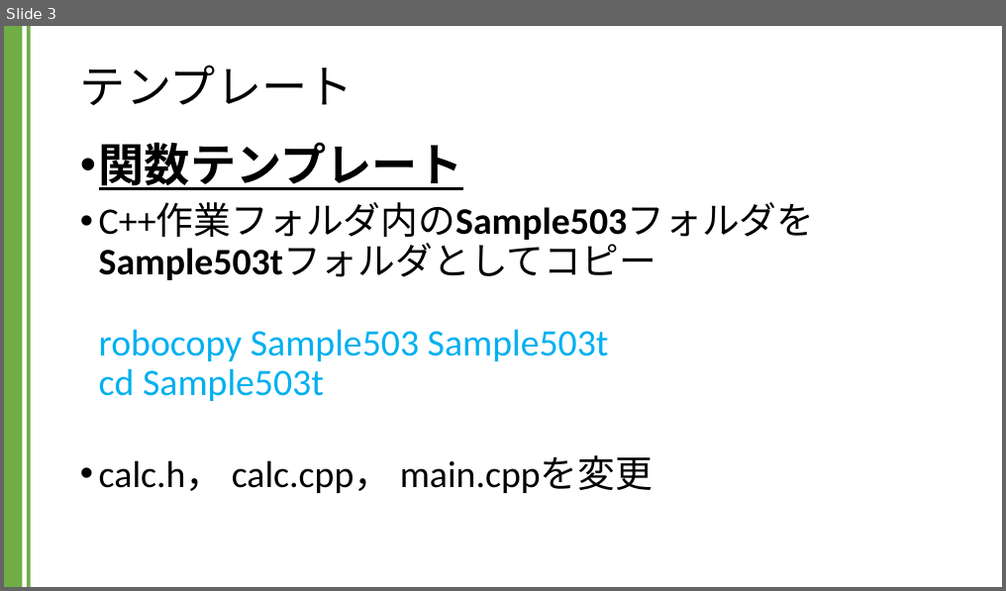
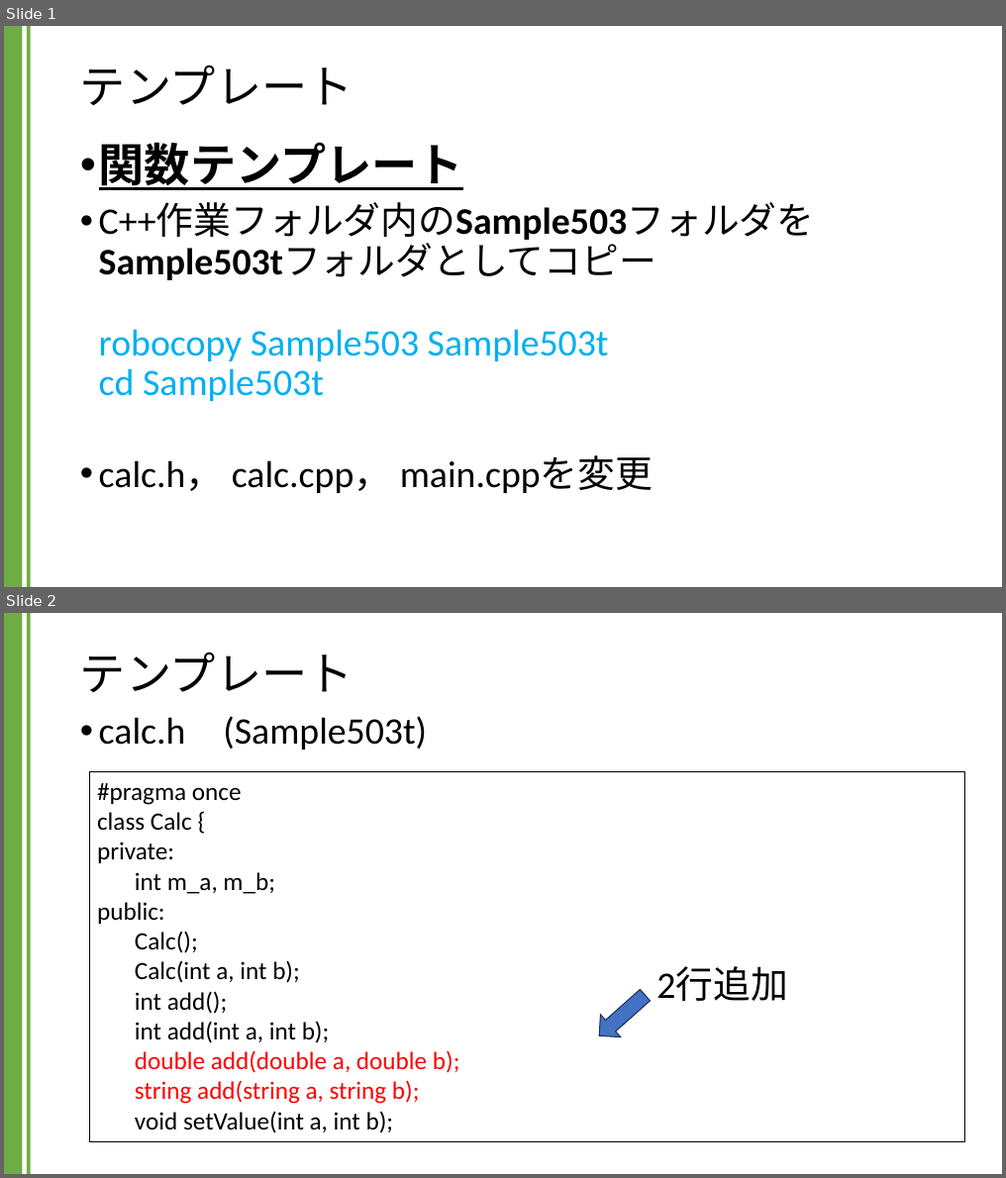
Before and after one commit to kic-murata/cpp2024, a slide deck: 授業資料/講義資料：テンプレート.pptx. Shown one above the other, each under a label of ours: slide 3 before the commit, slides 1 and 2 after it. The pictures are 1006x591 and 1006x1178 pixels, drawn with LibreOffice and Linux fonts; fonts in the diff are those of the drawing. Boxes give left, top, right and bottom in pixels: in the first picture for what was removed or moved away, otherwise in the second. Text is boxed around its words. In the diff, an @@ line names an element or a change of style, - is before the commit and + after.

```diff
--- a/授業資料/講義資料：テンプレート.pptx
+++ b/授業資料/講義資料：テンプレート.pptx
@@ slide 2 added at [4, 613, 1002, 1174], background #FFFFFF; not listed: 2 template elements that a slide beside it also shows @@
@@ title added at [80, 652, 353, 692], 44 pt, text #000000 @@
+テンプレート
@@ text added at [99, 716, 427, 750], 36 pt, text #000000 @@
+• calc.h (Sample503t)
@@ rectangle added at [90, 771, 965, 1143], outline #000000 0.75 pt, 24 pt, text #000000 @@
+#pragma once
+class Calc {
+private:
+int m_a, m_b;
+public:
+Calc();
+Calc(int a, int b);
+int add();
+int add(int a, int b);
+double add(double a, double b);
+string add(string a, string b);
+void setValue(int a, int b);
@@ text added at [656, 967, 788, 1001], 36 pt, text #000000 @@
+2行追加
@@ down arrow added at [589, 984, 655, 1048], fill #4472C4, outline #1E3256 1 pt @@
@@ what was slide 3 is now slide 1 @@
```
Also in this commit, not shown: 2 slides changed, 2 other slides added.
